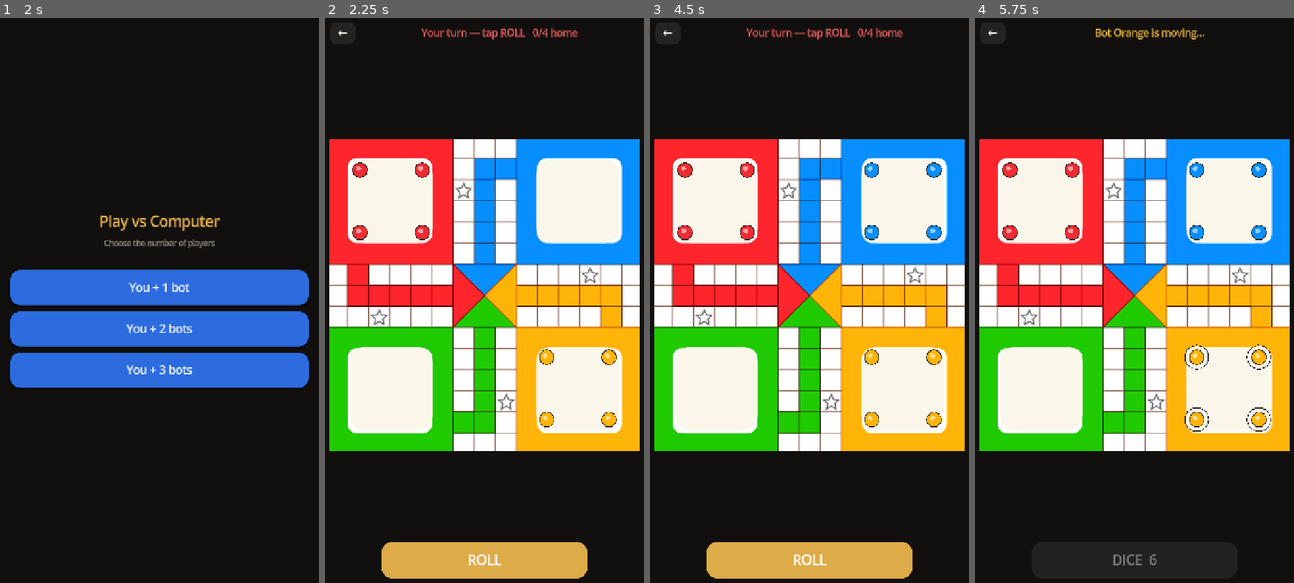
Above: before the commit, frames 1-4 (left to right).
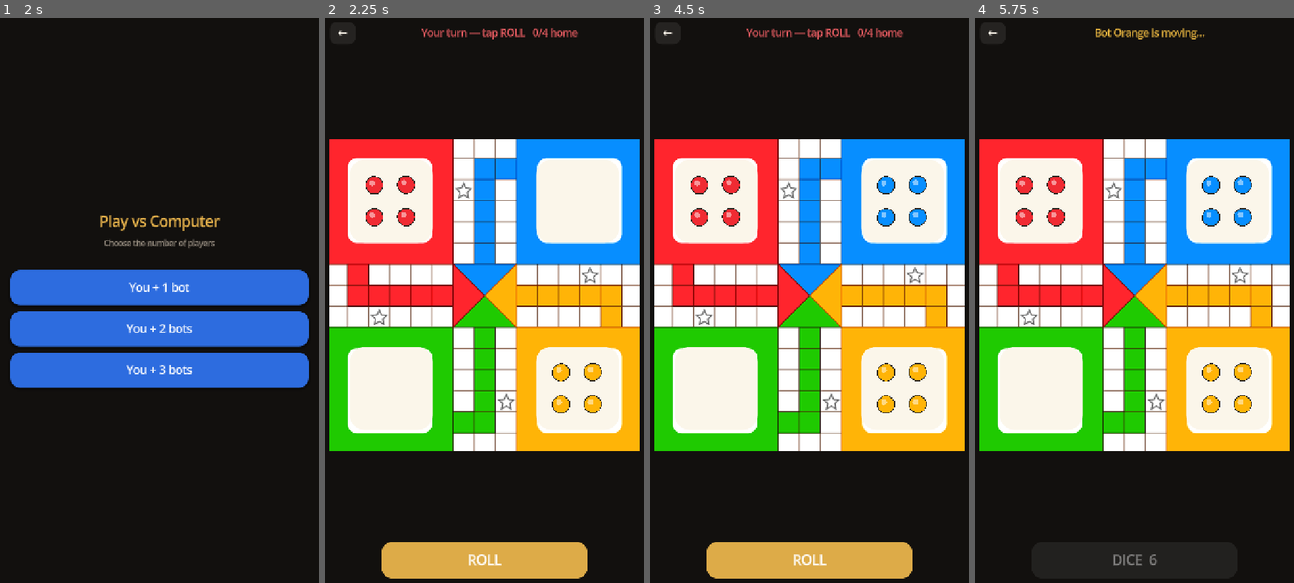
Above: after the commit, the same moments.

Repository: ajaydevota/LudoLegends
Game: Godot game, scene res://main.tscn
The game is run twice, just before and just after one commit, with the same random seed, the same clock (stepped at 60 frames per second) and the same inputs.
Inputs:
- Up to frame 1 (2 s): click "Play vs Computer" at 0.5 s; click "←" at 1.25 s
- Up to frame 2 (2.25 s): click "You + 1 bot" at 2 s
- Up to frame 3 (4.5 s): click "←" at 2.75 s; click "Play vs Computer" at 3.5 s; click "You + 2 bots" at 4.25 s
- Up to frame 4 (5.75 s): click "ROLL" at 5 s

Frame 1 is identical in both runs. In frame 2, 2.0% of the frame differs, in the area x 8-92%, y 25-73%; in frame 3, 3.0%; in frame 4, 3.1%, in the area x 8-93%, y 25-74%.

Commit message:
Tokens centred on cells and yard pegs: scripts/board_view.gd

Diff:
--- a/godot/scripts/board_view.gd
+++ b/godot/scripts/board_view.gd
@@ -14,10 +14,14 @@
 ]
 const CREAM := Color("#FBF6EA")
 const INK := Color("#2A2620")
+## Peg positions measured from the board artwork (cells, relative to the yard origin)
+## so tokens sit exactly on the four pegs the image draws in every yard.
 const YARD_SLOTS := [
-	Vector2(1.5, 1.5), Vector2(4.5, 1.5),
-	Vector2(1.5, 4.5), Vector2(4.5, 4.5),
+	Vector2(2.19, 2.23), Vector2(3.72, 2.21),
+	Vector2(2.19, 3.77), Vector2(3.72, 3.76),
 ]
+## Direction each colour's finished tokens stack in, from the board centre.
+const HOME_DIR := [Vector2(-1, 0), Vector2(0, -1), Vector2(1, 0), Vector2(0, 1)]
 
 var game: LudoEngine
 var legal: Array = []
@@ -44,7 +48,8 @@
 
 
 func token_radius() -> float:
-	return cell_size() * 0.33
+	# Same size as the pegs printed on the board, so a token never spills over a cell edge.
+	return cell_size() * 0.42
 
 
 func cell_center(x: int, y: int) -> Vector2:
@@ -65,8 +70,8 @@
 		return yard_position(color, token_index)
 	if progress >= Topology.PROGRESS_HOME:
 		var center := cell_center(Topology.CENTER, Topology.CENTER)
-		var angle := TAU * float(color) / 4.0 + TAU * float(token_index) / 18.0
-		return center + Vector2(cos(angle), sin(angle)) * cell_size() * 0.33
+		var direction: Vector2 = HOME_DIR[color]
+		return center + direction * cell_size() * (0.34 + 0.22 * float(token_index))
 	var cell := Topology.progress_cell(color, progress)
 	return cell_center(cell.x, cell.y)
 
@@ -95,34 +100,41 @@
 func _draw_tokens() -> void:
 	var c := cell_size()
 	var radius := token_radius()
-	var occupancy := {}
-	var placements: Array = []
+	var groups := {}
+	var order := []
 
 	for seat in game.seats:
 		var tokens: Array = seat["tokens"]
 		for index in tokens.size():
 			var pos := token_position(seat, index)
 			var key := pos.round()
-			var count := int(occupancy.get(key, 0))
-			occupancy[key] = count + 1
-			placements.append({
-				"pos": pos, "count": count, "color": int(seat["color"]),
+			if not groups.has(key):
+				groups[key] = []
+				order.append(key)
+			groups[key].append({
+				"pos": pos, "color": int(seat["color"]),
 				"index": index, "seat": int(seat["index"]),
 			})
 
-	for entry in placements:
-		var pos: Vector2 = entry["pos"]
-		var count := int(entry["count"])
-		if count > 0:
-			pos += Vector2(c * 0.16 * count, c * 0.09 * count)
-		var color: Color = COLORS[int(entry["color"])]
-		var is_legal := int(entry["seat"]) == game.active_seat and legal.has(int(entry["index"]))
-		draw_circle(pos, radius * 1.12, INK)
-		draw_circle(pos, radius, color)
-		draw_circle(pos + Vector2(-radius * 0.22, -radius * 0.22), radius * 0.34, Color(1, 1, 1, 0.55))
-		if is_legal:
-			draw_arc(pos, radius * 1.5, 0.0, TAU, 40, Color("#FFFFFF"), maxf(2.0, c * 0.09))
-			draw_arc(pos, radius * 1.72, 0.0, TAU, 40, Color("#2A2620"), maxf(1.0, c * 0.035))
+	for key in order:
+		var entries: Array = groups[key]
+		var count := entries.size()
+		for i in count:
+			var entry: Dictionary = entries[i]
+			var pos: Vector2 = entry["pos"]
+			var draw_radius := radius
+			if count > 1:
+				var angle := TAU * float(i) / float(count) - PI * 0.5
+				pos += Vector2(cos(angle), sin(angle)) * c * 0.15
+				draw_radius = radius * 0.7
+			var color: Color = COLORS[int(entry["color"])]
+			var is_legal := int(entry["seat"]) == game.active_seat and legal.has(int(entry["index"]))
+			if is_legal:
+				draw_circle(pos, draw_radius * 1.16, Color("#FFFFFF"))
+			draw_circle(pos, draw_radius, color)
+			draw_circle(pos + Vector2(-draw_radius * 0.26, -draw_radius * 0.26), draw_radius * 0.32,
+				Color(1, 1, 1, 0.5))
+			draw_arc(pos, draw_radius, 0.0, TAU, 32, INK, maxf(1.0, c * 0.04))
 
 
 func _input(event: InputEvent) -> void:
